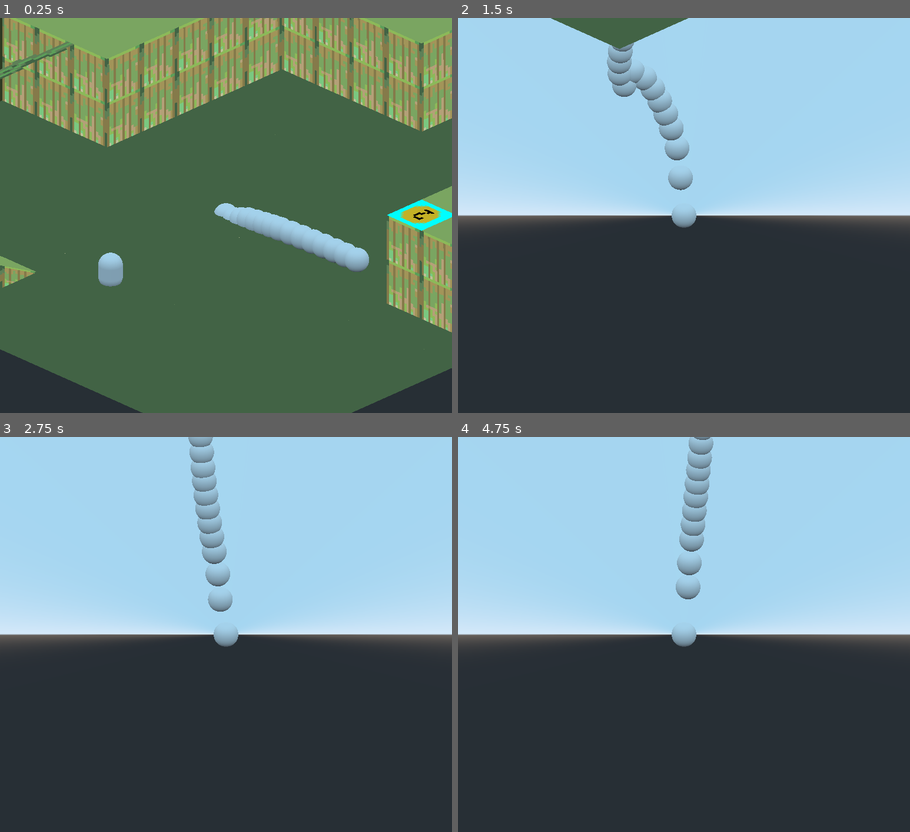
Above: before the commit, frames 1-4 (two rows, left to right).
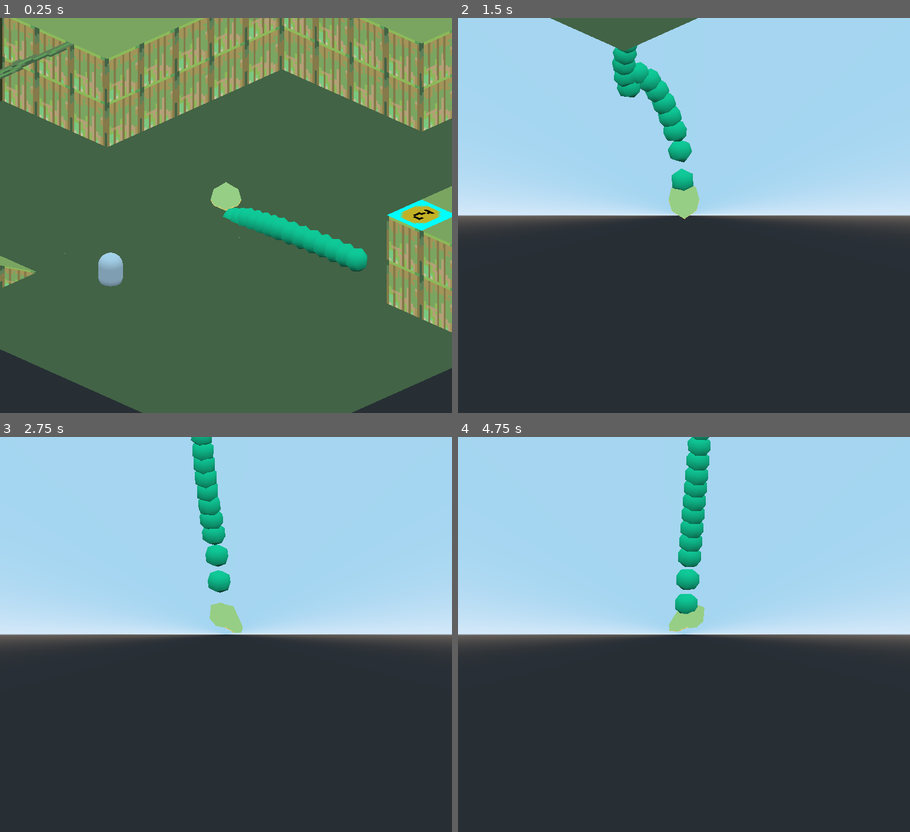
Above: after the commit, the same moments.

Repository: heyparlor/GWJam28
Game: Godot game, scene res://Game.tscn
Same seed, same stepped clock (60 frames per second), same inputs: the game is played once before the commit and once after it.
Inputs:
- Up to frame 1 (0.25 s): no input
- Up to frame 2 (1.5 s): hold Right (ui_right) 0.53-1.28 s; hold Down (ui_down) from 1.28 s (still down)
- Up to frame 3 (2.75 s): release Down (ui_down) at 2.03 s; hold Right (ui_right) from 2.03 s (still down)
- Up to frame 4 (4.75 s): release Right (ui_right) at 2.78 s; hold Up (ui_up) 2.78-3.53 s; hold Left (ui_left) from 3.53 s (still down)

The runs differ from the first frame. In frame 1, 2.2% of the frame differs, in the area x 46-82%, y 41-65%; in frame 2, 3.0%, in the area x 20-54%, y 0-54%; in frame 3, 2.6%; in frame 4, 2.8%.

Commit message:
dump

Diff:
--- /dev/null
+++ b/Godot/Assets/Models/body.tscn
@@ -0,0 +1,18 @@
+[gd_scene load_steps=3 format=2]
+
+[sub_resource type="SpatialMaterial" id=2]
+params_diffuse_mode = 3
+params_specular_mode = 3
+albedo_color = Color( 0.0509804, 0.960784, 0.643137, 1 )
+
+[sub_resource type="SphereMesh" id=1]
+material = SubResource( 2 )
+radial_segments = 6
+rings = 3
+
+[node name="body" type="Spatial"]
+transform = Transform( 0.5, 0, 0, 0, 0.5, 0, 0, 0, 0.5, 0, 0, 0 )
+
+[node name="MeshInstance" type="MeshInstance" parent="."]
+mesh = SubResource( 1 )
+material/0 = null
--- /dev/null
+++ b/Godot/Assets/Models/head.tscn
@@ -0,0 +1,8 @@
+[gd_scene load_steps=2 format=2]
+
+[ext_resource path="res://Resources/Sprites/head.gltf" type="PackedScene" id=1]
+
+[node name="head" instance=ExtResource( 1 )]
+
+[node name="Mesh" parent="." index="0"]
+transform = Transform( 1, 0, 0, 0, 0.830771, 0.556615, 0, -0.556615, 0.830771, 0, -0.366336, 1.54868 )
--- a/Godot/Framework/Classes/NewSnake/Segment.tscn
+++ b/Godot/Framework/Classes/NewSnake/Segment.tscn
@@ -1,4 +1,7 @@
-[gd_scene load_steps=4 format=2]
+[gd_scene load_steps=6 format=2]
+
+[ext_resource path="res://Assets/Models/head.tscn" type="PackedScene" id=1]
+[ext_resource path="res://Assets/Models/body.tscn" type="PackedScene" id=2]
 
 [sub_resource type="SphereShape" id=1]
 radius = 0.5
@@ -17,6 +20,7 @@
 shape = SubResource( 1 )
 
 [node name="MeshInstance" type="MeshInstance" parent="."]
+visible = false
 mesh = SubResource( 2 )
 material/0 = null
 
@@ -24,3 +28,9 @@
 
 [node name="CollisionShape" type="CollisionShape" parent="Area"]
 shape = SubResource( 3 )
+
+[node name="head" parent="." instance=ExtResource( 1 )]
+transform = Transform( 0.5, 0, 0, 0, 0.5, 0, 0, 0, 0.5, 0, -0.0440624, 0.00724208 )
+visible = false
+
+[node name="body" parent="." instance=ExtResource( 2 )]
--- a/Godot/Framework/Classes/NewSnake/Snake.gd
+++ b/Godot/Framework/Classes/NewSnake/Snake.gd
@@ -3,6 +3,7 @@
 # declare variables
 onready var segmentNode = preload("res://Framework/Classes/NewSnake/Segment.tscn");
 onready var cameraNode = preload("res://Framework/Classes/Camera/Camera.tscn");
+onready var eggNode = preload("res://Framework/Classes/EggPickup/EggPickup.tscn");
 var snake : Array = [];
 var snake_segment : Array = []
 var pos_start : Vector3 = Vector3();
@@ -13,12 +14,13 @@
 
 var gravity : int = 20;
 var speed : int = 5;
+var egg_timer : float = 0
 
 
 var has_egg : bool = false
 var in_belly : bool = false
 # this variable stores which segment in which the egg sits
-var egg_belly : int = 2
+var egg_belly : int = 3
 
 # Called when the node enters the scene tree for the first time.
 func _ready():
@@ -52,7 +54,8 @@
 			# check if it's on an item
 			if n == 0:
 				snake_segment[n].get_node("Area").connect("body_entered", self,"_on_Area_body_entered")
-
+				snake_segment[n].get_node("head").show()
+				snake_segment[n].get_node("body").hide()
 
 			add_child(snake_segment[n])
 			# set the position of the new segment based on the old one
@@ -67,13 +70,39 @@
 
 # Called every frame. 'delta' is the elapsed time since the previous frame.
 func _physics_process(delta):
-	if has_egg and not in_belly:
-		var collider = snake_segment[egg_belly].get_node("CollisionShape")
-		var mesh = snake_segment[egg_belly].get_node("MeshInstance")
-		collider.shape.radius = 1
-		mesh.mesh.radius = 1
-		mesh.mesh.height = 2
-		in_belly = true
+	if has_egg:
+		if not in_belly:
+			var collider = snake_segment[egg_belly].get_node("CollisionShape")
+			var mesh = snake_segment[egg_belly].get_node("MeshInstance")
+			var body = snake_segment[egg_belly].get_node("body")
+			collider.shape.radius = 1
+			body.scale = Vector3(1,1,1)
+			mesh.mesh.radius = 1
+			mesh.mesh.height = 2
+			in_belly = true
+		else:
+			if Input.is_action_just_released("throw_up"):
+				var egg = eggNode.instance()
+				egg.global_transform.origin = snake_segment[0].global_transform.origin
+				owner.add_child(egg)
+				has_egg = false
+				in_belly = false
+				egg_timer = 5.0
+				var collider = snake_segment[egg_belly].get_node("CollisionShape")
+				var mesh = snake_segment[egg_belly].get_node("MeshInstance")
+				var body = snake_segment[egg_belly].get_node("body")
+				collider.shape.radius = .5
+				body.scale = Vector3(.5,.5,.5)
+				mesh.mesh.radius = .5
+				mesh.mesh.height = 1
+
+	if egg_timer > 0:
+		egg_timer -= delta
+	else:
+		egg_timer = 0
+#####################################################
+## Movement
+#####################################################
 	# loop through our segments
 	for n in range(num_segments):
 		# keep the head attached to whatever (for testing)
@@ -105,13 +134,13 @@
 
 				# this is the head
 				var direction = Vector3()
-				if Input.is_action_pressed("ui_up"):
+				if Input.is_action_pressed("move_north"):
 					direction -= snake_segment[n].transform.basis.z
-				if Input.is_action_pressed("ui_down"):
+				if Input.is_action_pressed("move_south"):
 					direction += snake_segment[n].transform.basis.z
-				if Input.is_action_pressed("ui_left"):
+				if Input.is_action_pressed("move_west"):
 					direction -= snake_segment[n].transform.basis.x
-				if Input.is_action_pressed("ui_right"):
+				if Input.is_action_pressed("move_east"):
 					direction += snake_segment[n].transform.basis.x
 
 				direction = direction.normalized()
@@ -138,12 +167,20 @@
 					snake[n].velocity.x = direction_head.x * speed
 					snake[n].velocity.z = direction_head.z * speed
 
+			if abs(snake[n].velocity.x) > 0.1 or abs(snake[n].velocity.z) > 0.1:
+				var look = snake_segment[n].transform.origin - snake[n].velocity
+				look.y += snake[n].velocity.y
+				snake_segment[n].get_node("MeshInstance").look_at(look, Vector3.UP)
 
+			var finalRot = snake_segment[n].get_node("MeshInstance").rotation_degrees
+
+			snake_segment[n].get_node("head").rotation_degrees = lerp(snake_segment[n].get_node("head").rotation_degrees, finalRot, delta*10)
+			snake_segment[n].get_node("body").rotation_degrees = snake_segment[n].get_node("head").rotation_degrees
 
 			# prevent movement if we get stuck (egg in belly)
 			if n < num_segments-1:
 				if distance_tail > segment_spacing.max+1.0:
-					snake[n].velocity = direction_tail * speed
+					snake[n].velocity = direction_tail * speed * 4
 
 
 			snake_segment[n].move_and_slide(snake[n].velocity, Vector3.UP, false, 1, 1.4, false)
@@ -153,7 +190,10 @@
 
 func _on_Area_body_entered(body):
 	if body.name == "EggPickup":
-		print('got the egg')
-		has_egg = true
-		body.queue_free()
+		# I added a cooldown timer here so the egg isn't picked up immediately
+		# after the snake throws it up
+		if egg_timer == 0:
+			print('got the egg')
+			has_egg = true
+			body.queue_free()
 #
--- a/Godot/Game.tscn
+++ b/Godot/Game.tscn
@@ -13,6 +13,5 @@
 [node name="LevelTwoLayout" parent="." instance=ExtResource( 1 )]
 transform = Transform( 1.41421, 0, -1.41421, 0, 2, 0, 1.41421, 0, 1.41421, -17.5375, 0, 4.0557 )
 
-[node name="EggPickup" type="RigidBody" parent="." instance=ExtResource( 3 )]
+[node name="EggPickup" parent="." instance=ExtResource( 3 )]
 transform = Transform( 1, 0, 0, 0, 1, 0, 0, 0, 1, -4.66975, -3.50085, 6.32079 )
-collision_layer = 4
--- a/Godot/project.godot
+++ b/Godot/project.godot
@@ -23,6 +23,47 @@
 window/stretch/mode="2d"
 window/stretch/aspect="keep"
 
+[input]
+
+move_north={
+"deadzone": 0.5,
+"events": [ Object(InputEventKey,"resource_local_to_scene":false,"resource_name":"","device":0,"alt":false,"shift":false,"control":false,"meta":false,"command":false,"pressed":false,"scancode":87,"unicode":0,"echo":false,"script":null)
+, Object(InputEventJoypadButton,"resource_local_to_scene":false,"resource_name":"","device":0,"button_index":12,"pressure":0.0,"pressed":false,"script":null)
+, Object(InputEventJoypadMotion,"resource_local_to_scene":false,"resource_name":"","device":0,"axis":1,"axis_value":-1.0,"script":null)
+, Object(InputEventKey,"resource_local_to_scene":false,"resource_name":"","device":0,"alt":false,"shift":false,"control":false,"meta":false,"command":false,"pressed":false,"scancode":16777232,"unicode":0,"echo":false,"script":null)
+ ]
+}
+move_south={
+"deadzone": 0.5,
+"events": [ Object(InputEventKey,"resource_local_to_scene":false,"resource_name":"","device":0,"alt":false,"shift":false,"control":false,"meta":false,"command":false,"pressed":false,"scancode":16777234,"unicode":0,"echo":false,"script":null)
+, Object(InputEventKey,"resource_local_to_scene":false,"resource_name":"","device":0,"alt":false,"shift":false,"control":false,"meta":false,"command":false,"pressed":false,"scancode":83,"unicode":0,"echo":false,"script":null)
+, Object(InputEventJoypadButton,"resource_local_to_scene":false,"resource_name":"","device":0,"button_index":13,"pressure":0.0,"pressed":false,"script":null)
+, Object(InputEventJoypadMotion,"resource_local_to_scene":false,"resource_name":"","device":0,"axis":1,"axis_value":1.0,"script":null)
+ ]
+}
+move_east={
+"deadzone": 0.5,
+"events": [ Object(InputEventKey,"resource_local_to_scene":false,"resource_name":"","device":0,"alt":false,"shift":false,"control":false,"meta":false,"command":false,"pressed":false,"scancode":16777233,"unicode":0,"echo":false,"script":null)
+, Object(InputEventKey,"resource_local_to_scene":false,"resource_name":"","device":0,"alt":false,"shift":false,"control":false,"meta":false,"command":false,"pressed":false,"scancode":68,"unicode":0,"echo":false,"script":null)
+, Object(InputEventJoypadButton,"resource_local_to_scene":false,"resource_name":"","device":0,"button_index":15,"pressure":0.0,"pressed":false,"script":null)
+, Object(InputEventJoypadMotion,"resource_local_to_scene":false,"resource_name":"","device":0,"axis":0,"axis_value":1.0,"script":null)
+ ]
+}
+move_west={
+"deadzone": 0.5,
+"events": [ Object(InputEventKey,"resource_local_to_scene":false,"resource_name":"","device":0,"alt":false,"shift":false,"control":false,"meta":false,"command":false,"pressed":false,"scancode":16777231,"unicode":0,"echo":false,"script":null)
+, Object(InputEventKey,"resource_local_to_scene":false,"resource_name":"","device":0,"alt":false,"shift":false,"control":false,"meta":false,"command":false,"pressed":false,"scancode":65,"unicode":0,"echo":false,"script":null)
+, Object(InputEventJoypadButton,"resource_local_to_scene":false,"resource_name":"","device":0,"button_index":14,"pressure":0.0,"pressed":false,"script":null)
+, Object(InputEventJoypadMotion,"resource_local_to_scene":false,"resource_name":"","device":0,"axis":0,"axis_value":-1.0,"script":null)
+ ]
+}
+throw_up={
+"deadzone": 0.5,
+"events": [ Object(InputEventKey,"resource_local_to_scene":false,"resource_name":"","device":0,"alt":false,"shift":false,"control":false,"meta":false,"command":false,"pressed":false,"scancode":32,"unicode":0,"echo":false,"script":null)
+, Object(InputEventJoypadButton,"resource_local_to_scene":false,"resource_name":"","device":0,"button_index":0,"pressure":0.0,"pressed":false,"script":null)
+ ]
+}
+
 [rendering]
 
 environment/default_environment="res://default_env.tres"
Not shown, changed: Godot/.mono/metadata/ide_messaging_meta.txt
Not shown, added: Godot/Resources/Sprites/head.gltf
Not shown, added: Godot/Resources/Sprites/head.gltf.import
Binary file added: Godot/Resources/UV/head.png
Not shown, added: Godot/Resources/UV/head.png.import
